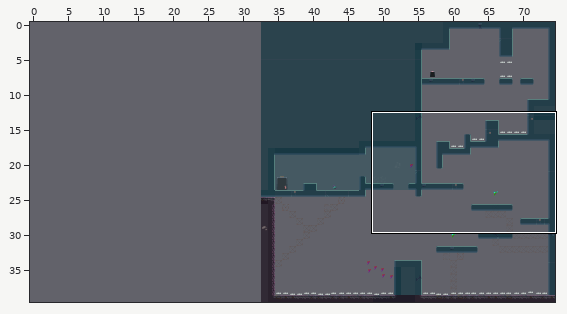
Level history. Tiled map (JSON): Eudaemon/assets/levels/level3.json. Above, an overview of the earlier version with the close-up marked.
Close-up. Before:
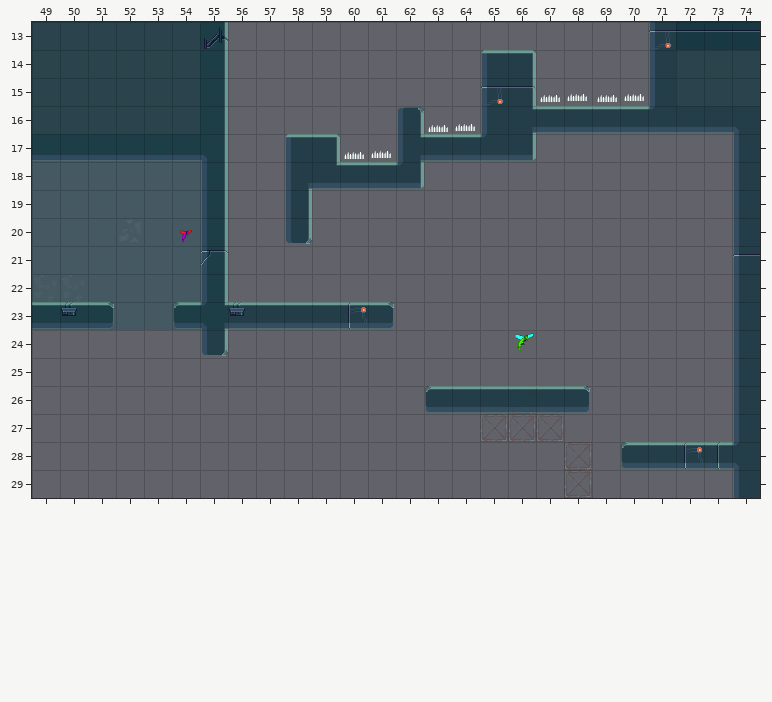
Cells are 32x32 px. Shown: x 49..74, y 13..29. The commit also changed other parts of the map, which this record leaves out. The old version is drawn lined up with the new one.
Now the later version:
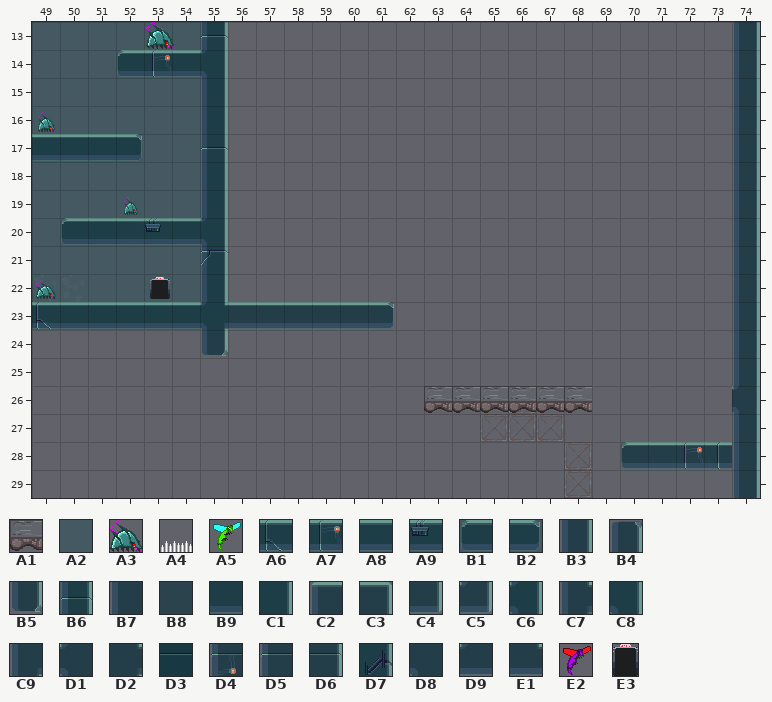
Key: from "Eudaemon Tilleset": A1 25 "ConcreteNoBottom2x1_1A", A2 60 "BGConcreteF", A3 82 "goomba", A4 86 "spike", A5 88 "fly", A6 134 "MetalPlatformA", A7 135 "MetalPlatformB", A8 137 "MetalPlatformD", A9 138 "MetalPlatformE", B1 140 "MetalPlatformLeftEnd", B2 141 "MetalPlatformRightEnd", B3 148 "MetalPlatformDVert", B4 151 "MetalPlatformLeftEndVert", B5 152 "MetalPlatformRightEndVer", B6 155 "MetalPlatformCVert", B7 168 "MetalPlatformExteriorVer", B8 169 "MetalPlatformExteriorMid", B9 170 "MetalPlatformExterior", C1 171 "MetalPlatformExteriorVer", C2 175 "MetalPlatformExteriorCor", C3 176 "MetalPlatformExteriorCor", C4 195 "MetalPlatformExteriorCor", C5 196 "MetalPlatformCornerVert3", C6 198 "MetalPlatformMidsection1", C7 199 "MetalPlatformMidsection2", C8 205 "MetalPlatformExteriorMid", C9 206 "MetalPlatformExteriorMid", D1 209 "MetalPlatformExteriorMid", D2 210 "MetalPlatformExteriorMid", D3 211 "MetalPlatformExteriorAVe", D4 215 "MetalPlatformExteriorBVe", D5 218 "MetalPlatformExteriorCVe", D6 219 "MetalPlatformExteriorCVe", D7 227 "MetalPlatformExteriorFVe", D8 320 "MetalPlatformExteriorMid", D9 331 "MetalPlatformMidsection6", E1 332 "MetalPlatformMidsection5", E2 335 "TrackingFlyingRed", E3 336 "exit".
__ is an empty cell.
Objects are placed by their top-left corner, in cells (3,4 is the top-left corner of cell 3,4); size is 1x1 cell unless given.
See-through tiles are keyed as they look on the map.
Difference:
{"change": "map size 42x40 -> 75x40 cells (old content now starts at 33,0; both pictures use the new coordinates)"}
{"where": "layer \"TileLayerBG2\""}
{"y":13,"x":49,"old":"B8 B8 B8 B8 B8 B8","new":"A2 A2 A2 A2 A2 A2"}
{"y":13,"x":72,"old":"B8 B8 B8","new":"__ __ __"}
{"y":14,"x":49,"old":"B8 B8 B8 B8 B8 B8","new":"A2 A2 A2 A2 A2 A2"}
{"y":14,"x":72,"old":"B8 B8 B8","new":"__ __ __"}
{"y":15,"x":49,"old":"B8 B8 B8 B8 B8 B8","new":"A2 A2 A2 A2 A2 A2"}
{"y":15,"x":72,"old":"B8 B8 B8","new":"__ __ __"}
{"y":16,"x":49,"old":"B8 B8 B8 B8 B8 B8","new":"A2 A2 A2 A2 A2 A2"}
{"where": "layer \"TileLayerFG\""}
{"y":13,"x":55,"old":"D7","new":"B6"}
{"y":13,"x":71,"old":"D4 D3 D3 D3","new":"__ __ __ B3"}
{"y":14,"x":52,"old":"__ __ __ C1","new":"B1 A7 A8 C6"}
{"y":14,"x":65,"old":"C2 C3","new":"__ __"}
{"y":14,"x":71,"old":"B7","new":"__"}
{"y":14,"x":74,"old":"__","new":"B3"}
{"y":15,"x":55,"old":"C1","new":"B3"}
{"y":15,"x":65,"old":"D4 D6","new":"__ __"}
{"y":15,"x":71,"old":"B7","new":"__"}
{"y":15,"x":74,"old":"__","new":"B3"}
{"y":16,"x":55,"old":"C1","new":"B3"}
{"y":16,"x":62,"old":"B4","new":"__"}
{"y":16,"x":65,"old":"B7 D2 A8 A8 A8 A8 D9 B9 B9 D8","new":"__ __ __ __ __ __ __ __ __ B3"}
{"y":17,"x":49,"old":"B9 B9 B9 B9 B9 B9 C8","new":"A8 A8 A8 B2 __ __ B6"}
{"y":17,"x":58,"old":"C2 C3","new":"__ __"}
{"y":17,"x":62,"old":"C7 A8 A8 D9 C4","new":"__ __ __ __ __"}
{"y":17,"x":74,"old":"B7","new":"B3"}
{"y":18,"x":58,"old":"C9 E1 A8 A8 C5","new":"__ __ __ __ __"}
{"y":18,"x":74,"old":"B7","new":"B3"}
{"y":19,"x":58,"old":"B3","new":"__"}
{"y":19,"x":74,"old":"B7","new":"B3"}
{"y":20,"x":50,"old":"__ __ __ __ __ B3","new":"B1 A8 A8 A9 A8 C6"}
{"y":20,"x":58,"old":"B5","new":"__"}
{"y":20,"x":74,"old":"B7","new":"B3"}
{"y":21,"x":74,"old":"D5","new":"B3"}
{"y":22,"x":74,"old":"B7","new":"B3"}
{"y":23,"x":49,"old":"A8 A9 B2 __ __ B1","new":"A6 A8 A8 A8 A8 A8"}
{"y":23,"x":56,"old":"A9","new":"A8"}
{"y":23,"x":60,"old":"A7","new":"A8"}
{"y":23,"x":74,"old":"B7","new":"B3"}
{"y":24,"x":74,"old":"B7","new":"B3"}
{"y":25,"x":74,"old":"B7","new":"B3"}
{"y":26,"x":63,"old":"B1 A8 A8 A8 A8 B2","new":"A1 A1 A1 A1 A1 A1"}
{"y":26,"x":74,"old":"B7","new":"C6"}
{"y":27,"x":74,"old":"B7","new":"B3"}
{"y":28,"x":74,"old":"D1","new":"B3"}
{"y":29,"x":74,"old":"B7","new":"B3"}
{"where": "layer \"ObjectLayer\""}
{"was": "outside this view", "now": "E3 \"Exit\" at 53.2,22.1 size 0.7x0.8"}
{"now": "A3 \"GoombaGuardian\" at 53.1,13"}
{"now": "A3 \"GoombaGuardian\" at 49.2,16.2 size 0.6x0.7"}
{"now": "A3 \"GoombaGuardian\" at 52.3,19.3 size 0.5x0.6"}
{"now": "A3 \"GoombaGuardian\" at 49.1,22.2 size 0.7x0.7"}
{"was": "A4 \"Spike\" at 70.1,15.1 size 0.7x0.7"}
{"was": "A4 \"Spike\" at 68.1,15.1 size 0.7x0.7"}
{"was": "A4 \"Spike\" at 69.2,15.1 size 0.7x0.7"}
{"was": "A4 \"Spike\" at 67.2,15.2 size 0.7x0.7"}
{"was": "A4 \"Spike\" at 64.1,16.2 size 0.7x0.7"}
{"was": "A4 \"Spike\" at 63.2,16.2 size 0.7x0.7"}
{"was": "A4 \"Spike\" at 61.1,17.2 size 0.7x0.7"}
{"was": "A4 \"Spike\" at 60.2,17.2 size 0.7x0.7"}
{"was": "E2 \"FlyRed\" at 54.2,20.4 size 0.5x0.5"}
{"was": "A5 \"Fly\" at 66.2,24.1 size 0.8x0.7"}
